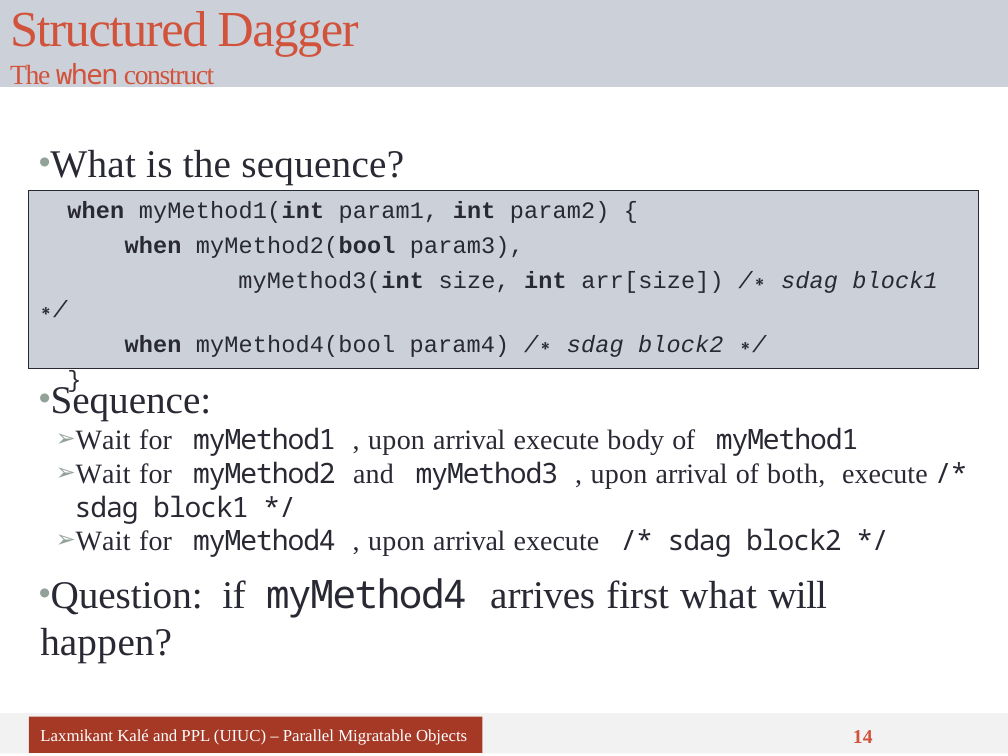
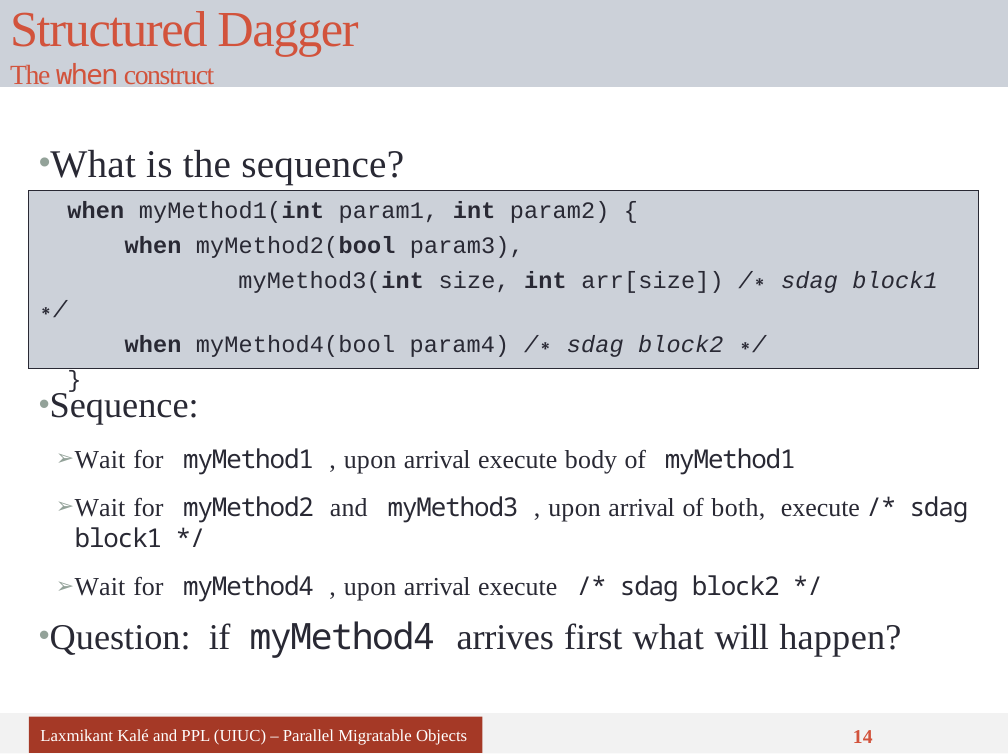
Before and after one commit to UIUC-PPL/charm_tutorial, a slide deck: slide 14 of tutorial-07-sdag.pptx. Drawn at 1008x756 pixels with LibreOffice and Linux fonts; fonts in the diff are those of the drawing. Boxes give left, top, right and bottom in pixels: in the first picture for what was removed or moved away, otherwise in the second. Text is boxed around its words. In the diff, an @@ line names an element or a change of style, - is before the commit and + after.

Commit message:
SDAg

```diff
--- a/tutorial-07-sdag.pptx
+++ b/tutorial-07-sdag.pptx
@@ text "Sequence:" at bbox=[50, 390, 969, 658]: size 28 to 25.9 pt in "Sequence:", "Question: if myMethod4 arrives first what will ..."; size 20 to 18.5 pt in "Wait for myMethod1 , upon arrival execute ...", "Wait for myMethod2 and myMethod3 , upon ...", "Wait for myMethod4 , upon arrival execute ..." @@
```
Also in this commit, not shown: 6 other slides changed.
